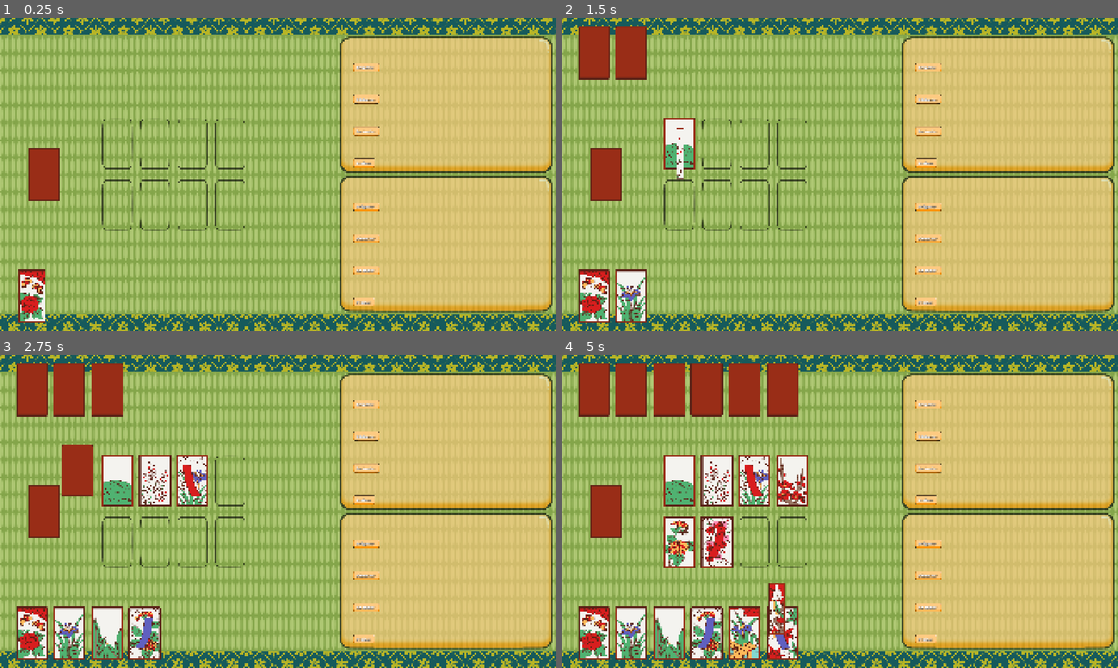
Above: before the commit, frames 1-4 (two rows, left to right).
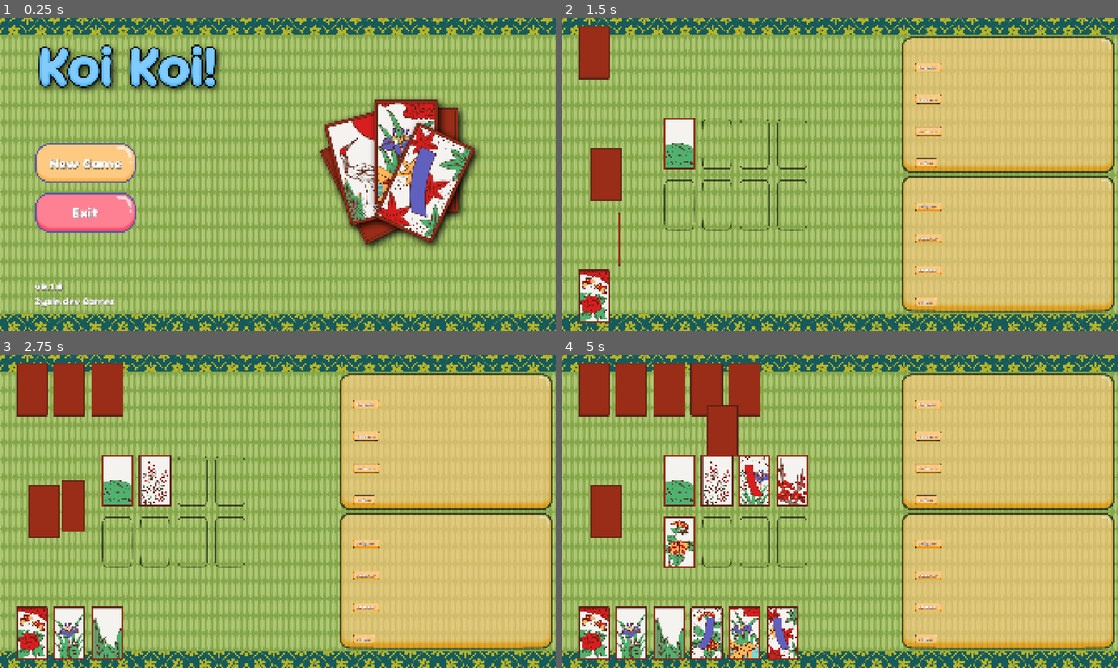
Above: after the commit, the same moments.

Repository: Zyzle/koi-koi
Game: Godot game, scene res://scenes/game.tscn
The game is run twice, just before and just after one commit, with the same random seed, the same clock (stepped at 60 frames per second) and the same inputs. Before the commit the project starts from res://scenes/main.tscn.
Inputs (mouse positions are in pixels of both pictures, inside the frame that each line leads up to):
- Up to frame 1 (0.25 s): no input
- Up to frame 2 (1.5 s): click (645, 161) at 0.5 s, where only the run after the commit has a clickable "New Game"; move the mouse to (606, 174) at 1.27 s; click (606, 174) at 1.42 s
- Up to frame 3 (2.75 s): click (44, 511) at 2.17 s
- Up to frame 4 (5 s): click (606, 511) at 2.92 s; click (606, 511) at 3.67 s; click (606, 511) at 4.42 s

The runs differ from the first frame. In frame 1, 44% of the frame differs, in the area x 3-100%, y 5-98%; in frame 2, 2.1%; in frame 3, 3.2%; in frame 4, 3.2%.

Commit message:
fix(slot): fix inner_stroke_thickness on slot feat(scoring_panel): add disabled state to koi-koi button when player cannot continue feat(main_menu): add main menu feat(card_visual): attempt to add normal map to card visual feat(game): add top-level game controller to help with transitioning between scenes

Diff:
--- a/project.godot
+++ b/project.godot
@@ -11,9 +11,10 @@
 [application]
 
 config/name="Koi-koi"
-run/main_scene="uid://caackk67eodkv"
+run/main_scene="uid://oanvhp1vhtx1"
 config/features=PackedStringArray("4.5", "Forward Plus")
-config/icon="res://assets/icon.svg"
+boot_splash/image="uid://xoru7450iri7"
+config/icon="uid://baswp1dqo8x30"
 
 [display]
 
@@ -28,7 +29,3 @@
 [editor_plugins]
 
 enabled=PackedStringArray("res://addons/gut/plugin.cfg")
-
-[gui]
-
-theme/custom_font="uid://dxx5m48t8ucyq"
--- a/scenes/card_visual.tscn
+++ b/scenes/card_visual.tscn
@@ -1,11 +1,20 @@
-[gd_scene load_steps=8 format=3 uid="uid://b8sb31olc4481"]
+[gd_scene load_steps=12 format=3 uid="uid://b8sb31olc4481"]
 
 [ext_resource type="Script" uid="uid://bf5whjfoswtlu" path="res://scripts/ui/card_visual.gd" id="1_cgfjn"]
 [ext_resource type="Texture2D" uid="uid://den46ep2yks8e" path="res://assets/cardback.png" id="1_oc33x"]
 [ext_resource type="Texture2D" uid="uid://do25host4hbk4" path="res://assets/1-4.png" id="3_f0yfs"]
+[ext_resource type="Texture2D" uid="uid://bve1pi6fx8v7s" path="res://assets/cardback_n_0.png" id="3_oml8l"]
+[ext_resource type="Texture2D" uid="uid://bwxdehst5j58r" path="res://assets/neutral_point_light.webp" id="5_rmpoq"]
+
+[sub_resource type="OccluderPolygon2D" id="OccluderPolygon2D_welkc"]
+polygon = PackedVector2Array(-110, -180, 110, -180, 110, 180, -110, 180)
 
 [sub_resource type="RectangleShape2D" id="RectangleShape2D_cgfjn"]
 size = Vector2(220, 360)
+
+[sub_resource type="CanvasTexture" id="CanvasTexture_rmpoq"]
+diffuse_texture = ExtResource("1_oc33x")
+normal_texture = ExtResource("3_oml8l")
 
 [sub_resource type="Animation" id="Animation_okp31"]
 length = 0.001
@@ -120,13 +129,17 @@
 scale = Vector2(0.5, 0.5)
 script = ExtResource("1_cgfjn")
 
+[node name="LightOccluder2D" type="LightOccluder2D" parent="."]
+visible = false
+occluder = SubResource("OccluderPolygon2D_welkc")
+
 [node name="Area2D" type="Area2D" parent="."]
 
 [node name="CollisionShape2D" type="CollisionShape2D" parent="Area2D"]
 shape = SubResource("RectangleShape2D_cgfjn")
 
 [node name="CardBackImage" type="Sprite2D" parent="."]
-texture = ExtResource("1_oc33x")
+texture = SubResource("CanvasTexture_rmpoq")
 
 [node name="CardImage" type="Sprite2D" parent="."]
 visible = false
@@ -137,3 +150,29 @@
 libraries = {
 &"": SubResource("AnimationLibrary_1bta1")
 }
+
+[node name="PointLight2D" type="PointLight2D" parent="."]
+visible = false
+position = Vector2(28, 266)
+scale = Vector2(4.203125, 3.4999998)
+editor_only = true
+energy = 10.58
+shadow_enabled = true
+shadow_color = Color(0, 0, 0, 0.5882353)
+shadow_filter = 1
+texture = ExtResource("5_rmpoq")
+height = 1.0
+
+[node name="PointLight2D2" type="PointLight2D" parent="."]
+visible = false
+z_index = 300
+z_as_relative = false
+position = Vector2(208, 108)
+color = Color(0.9289759, 0.65858614, 0.16423905, 1)
+energy = 0.36
+shadow_enabled = true
+shadow_color = Color(0, 0, 0, 0.6862745)
+shadow_filter = 1
+texture = ExtResource("5_rmpoq")
+texture_scale = 3.82
+height = 342.0
--- /dev/null
+++ b/scenes/game.tscn
@@ -0,0 +1,16 @@
+[gd_scene load_steps=4 format=3 uid="uid://oanvhp1vhtx1"]
+
+[ext_resource type="Script" uid="uid://b3vciwoictsj5" path="res://scripts/core/game.gd" id="1_lnu2h"]
+[ext_resource type="PackedScene" uid="uid://cfl3c3f5tts75" path="res://scenes/main_menu.tscn" id="1_uwrxv"]
+[ext_resource type="PackedScene" uid="uid://caackk67eodkv" path="res://scenes/main.tscn" id="2_lbhrr"]
+
+[node name="Game" type="Node2D"]
+script = ExtResource("1_lnu2h")
+main_game = ExtResource("2_lbhrr")
+
+[node name="MainMenu" parent="." instance=ExtResource("1_uwrxv")]
+custom_minimum_size = Vector2(1920, 1080)
+offset_right = 1920.0
+offset_bottom = 1080.0
+
+[connection signal="start_game" from="MainMenu" to="." method="_on_main_menu_start_game"]
--- a/scenes/main.tscn
+++ b/scenes/main.tscn
@@ -8,6 +8,10 @@
 [ext_resource type="Script" uid="uid://clc37e2hhbfu" path="res://scripts/ui/deck.gd" id="5_tipki"]
 [ext_resource type="PackedScene" uid="uid://oo5xmuiry8rc" path="res://scenes/field.tscn" id="6_o6xl0"]
 [ext_resource type="PackedScene" uid="uid://bcy54dv2wr8xn" path="res://scenes/capture_area.tscn" id="7_o6xl0"]
+[ext_resource type="Texture2D" uid="uid://bwxdehst5j58r" path="res://assets/neutral_point_light.webp" id="9_85g3d"]
+
+[sub_resource type="CanvasTexture" id="CanvasTexture_ya4ey"]
+diffuse_texture = ExtResource("1_sugp2")
 
 [node name="Main" type="Node2D"]
 
@@ -31,7 +35,7 @@
 grow_horizontal = 2
 grow_vertical = 2
 mouse_filter = 2
-texture = ExtResource("1_sugp2")
+texture = SubResource("CanvasTexture_ya4ey")
 expand_mode = 1
 stretch_mode = 5
 
@@ -74,3 +78,18 @@
 [node name="OpponentCaptureArea" parent="GameWorld" instance=ExtResource("7_o6xl0")]
 unique_name_in_owner = true
 position = Vector2(1540, 300)
+
+[node name="PointLight2D" type="PointLight2D" parent="GameWorld"]
+visible = false
+z_index = 300
+z_as_relative = false
+position = Vector2(959.50006, 539.49994)
+scale = Vector2(1.960283, 1.0992719)
+color = Color(0.9289759, 0.65858614, 0.16423905, 1)
+energy = 0.36
+shadow_enabled = true
+shadow_color = Color(0, 0, 0, 0.6862745)
+shadow_filter = 1
+texture = ExtResource("9_85g3d")
+texture_scale = 3.82
+height = 696.0
--- a/scenes/main_menu.tscn
+++ b/scenes/main_menu.tscn
@@ -1,5 +1,6 @@
-[gd_scene load_steps=9 format=3 uid="uid://cfl3c3f5tts75"]
+[gd_scene load_steps=10 format=3 uid="uid://cfl3c3f5tts75"]
 
+[ext_resource type="Script" uid="uid://db81lh136bsls" path="res://scripts/ui/main_menu.gd" id="1_jk1qb"]
 [ext_resource type="Texture2D" uid="uid://c2gqtoyben4go" path="res://assets/background.png" id="1_l6cm7"]
 [ext_resource type="Texture2D" uid="uid://bbs8db82dsyov" path="res://assets/logo.png" id="2_bqqt6"]
 [ext_resource type="Texture2D" uid="uid://xoru7450iri7" path="res://assets/cards_stack.png" id="2_ekxnf"]
@@ -16,6 +17,7 @@
 anchor_bottom = 1.0
 grow_horizontal = 2
 grow_vertical = 2
+script = ExtResource("1_jk1qb")
 
 [node name="TextureRect" type="TextureRect" parent="."]
 layout_mode = 1
@@ -60,9 +62,12 @@
 alignment = 1
 
 [node name="NewGame" type="TextureButton" parent="MarginContainer/HBoxContainer/VBoxContainer/VBoxContainer"]
+custom_minimum_size = Vector2(350, 140)
 layout_mode = 2
 texture_normal = ExtResource("3_tbmy8")
 texture_pressed = ExtResource("4_jk1qb")
+ignore_texture_size = true
+stretch_mode = 5
 
 [node name="Label" type="Label" parent="MarginContainer/HBoxContainer/VBoxContainer/VBoxContainer/NewGame"]
 layout_mode = 1
@@ -78,13 +83,16 @@
 grow_horizontal = 2
 grow_vertical = 2
 theme = ExtResource("5_5dd4i")
-theme_override_font_sizes/font_size = 70
+theme_override_font_sizes/font_size = 50
 text = "New Game"
 
 [node name="ExitGame" type="TextureButton" parent="MarginContainer/HBoxContainer/VBoxContainer/VBoxContainer"]
+custom_minimum_size = Vector2(350, 140)
 layout_mode = 2
 texture_normal = ExtResource("6_lgwnu")
 texture_pressed = ExtResource("7_flqon")
+ignore_texture_size = true
+stretch_mode = 5
 
 [node name="Label" type="Label" parent="MarginContainer/HBoxContainer/VBoxContainer/VBoxContainer/ExitGame"]
 layout_mode = 1
@@ -100,7 +108,7 @@
 grow_horizontal = 2
 grow_vertical = 2
 theme = ExtResource("5_5dd4i")
-theme_override_font_sizes/font_size = 70
+theme_override_font_sizes/font_size = 50
 text = "Exit"
 
 [node name="Label" type="Label" parent="MarginContainer/HBoxContainer/VBoxContainer"]
@@ -122,3 +130,6 @@
 [node name="TextureRect" type="TextureRect" parent="MarginContainer/HBoxContainer/CenterContainer"]
 layout_mode = 2
 texture = ExtResource("2_ekxnf")
+
+[connection signal="pressed" from="MarginContainer/HBoxContainer/VBoxContainer/VBoxContainer/NewGame" to="." method="_on_new_game_pressed"]
+[connection signal="pressed" from="MarginContainer/HBoxContainer/VBoxContainer/VBoxContainer/ExitGame" to="." method="_on_exit_game_pressed"]
--- a/scenes/scoring_panel.tscn
+++ b/scenes/scoring_panel.tscn
@@ -7,6 +7,7 @@
 [ext_resource type="Texture2D" uid="uid://lri4v48rg5ud" path="res://assets/button_tan.png" id="4_sjh5u"]
 [ext_resource type="Texture2D" uid="uid://c5tvrxlapv37w" path="res://assets/button_red.png" id="5_g7vyd"]
 [ext_resource type="Texture2D" uid="uid://d0biplgag7uqi" path="res://assets/button_tan_pressed.png" id="6_xe84r"]
+[ext_resource type="Texture2D" uid="uid://c578b5vsun868" path="res://assets/button_disabled.png" id="7_0wngi"]
 [ext_resource type="Texture2D" uid="uid://cv1ftv68rc66v" path="res://assets/button_red_pressed.png" id="8_0wngi"]
 
 [sub_resource type="Theme" id="Theme_s04ys"]
@@ -91,10 +92,12 @@
 theme_override_constants/separation = 80
 
 [node name="KoiKoiButton" type="TextureButton" parent="MarginContainer/HBoxContainer"]
+unique_name_in_owner = true
 custom_minimum_size = Vector2(200, 0)
 layout_mode = 2
 texture_normal = ExtResource("4_sjh5u")
 texture_pressed = ExtResource("6_xe84r")
+texture_disabled = ExtResource("7_0wngi")
 ignore_texture_size = true
 stretch_mode = 4
 
@@ -115,6 +118,7 @@
 text = "Koi Koi"
 
 [node name="EndButton" type="TextureButton" parent="MarginContainer/HBoxContainer"]
+unique_name_in_owner = true
 custom_minimum_size = Vector2(200, 0)
 layout_mode = 2
 texture_normal = ExtResource("5_g7vyd")
--- /dev/null
+++ b/scripts/core/game.gd
@@ -0,0 +1,12 @@
+extends Node2D
+
+@export var main_game: PackedScene;
+
+func _on_main_menu_start_game():
+	start_game()
+
+
+func start_game() -> void:
+	var game_instance = main_game.instantiate()
+	add_child(game_instance)
+	move_child(game_instance, 0)
--- a/scripts/ui/card_visual.gd
+++ b/scripts/ui/card_visual.gd
@@ -1,7 +1,8 @@
 class_name CardVisual
 extends Node2D
 
-const TEXTURE_PATH = "res://assets/%d-%d.png"
+const TEXTURE_DIFFUSE_PATH = "res://assets/%d-%d.png"
+const TEXTURE_NORMAL_PATH = "res://assets/cardback_n_0.png"
 const HIGHLIGHT_SHADER_PATH = "res://shaders/card_highlight_shader.gdshader"
 const DEFAULT_SCALE = Vector2(0.5, 0.5)
 
@@ -53,8 +54,11 @@
 
 
 func update_visual() -> void:
-	var texture_path = TEXTURE_PATH % [_card_data.month, _card_data.number]
-	$CardImage.texture = load(texture_path)
+	var canvas_texture = CanvasTexture.new()
+	var texture_diffuse_path = TEXTURE_DIFFUSE_PATH % [_card_data.month, _card_data.number]
+	canvas_texture.diffuse_texture = load(texture_diffuse_path)
+	canvas_texture.normal_texture = load(TEXTURE_NORMAL_PATH)
+	$CardImage.texture = canvas_texture
 
 
 func set_game_state(state: GameState) -> void:
--- /dev/null
+++ b/scripts/ui/main_menu.gd
@@ -0,0 +1,13 @@
+extends Control
+
+signal start_game
+signal open_settings
+
+
+func _on_exit_game_pressed():
+	get_tree().quit()
+
+
+func _on_new_game_pressed():
+	start_game.emit()
+	hide()
--- a/scripts/ui/scoring_panel.gd
+++ b/scripts/ui/scoring_panel.gd
@@ -5,6 +5,8 @@
 
 @onready var score_label: Label = %ScoreLabel
 @onready var yaku_list_container: VBoxContainer = %YakuList
+@onready var koi_koi_button: TextureButton = %KoiKoiButton
+@onready var end_button: TextureButton = %EndButton
 
 signal koi_koi_pressed
 signal end_pressed
@@ -21,6 +23,9 @@
 		yaku_visual.setup(Scoring.YAKU_NAMES_MAP[yaku][0], Scoring.YAKU_NAMES_MAP[yaku][1], 0, game_state.player_score.yaku_cards[yaku])
 		yaku_list_container.add_child(yaku_visual)
 
+	if game_state.player_hand.size() == 0:
+		koi_koi_button.disabled = true
+
 
 func _on_koi_koi_button_pressed():
 	koi_koi_pressed.emit()
--- a/scripts/ui/slot.gd
+++ b/scripts/ui/slot.gd
@@ -15,7 +15,7 @@
 	var shader_material = ShaderMaterial.new()
 	shader_material.shader = preload(HIGHLIGHT_SHADER_PATH)
 	shader_material.set_shader_parameter("color", Color.YELLOW)
-	shader_material.set_shader_parameter("inner_stroke_thickness", 15.0)
+	shader_material.set_shader_parameter("inner_stroke_thickness", 20.0)
 	shader_material.set_shader_parameter("frequency", 9.0)
 	shader_material.set_shader_parameter("phase_speed", 8.0)
 	outline.material = shader_material
Binary file added: assets/background_n.png
Not shown, added: assets/background_n.png.import
Binary file added: assets/button_disabled.png
Not shown, added: assets/button_disabled.png.import
Binary file added: assets/cardback_n_0.png
Not shown, added: assets/cardback_n_0.png.import
Binary file added: assets/icon.png
Not shown, added: assets/icon.png.import
Binary file added: assets/neutral_point_light.webp
Not shown, added: assets/neutral_point_light.webp.import
Not shown: 1 places in scenes/main.tscn that only renumber resources
Not shown: 1 places in scenes/scoring_panel.tscn that only renumber resources
(and 2 more such lines)
